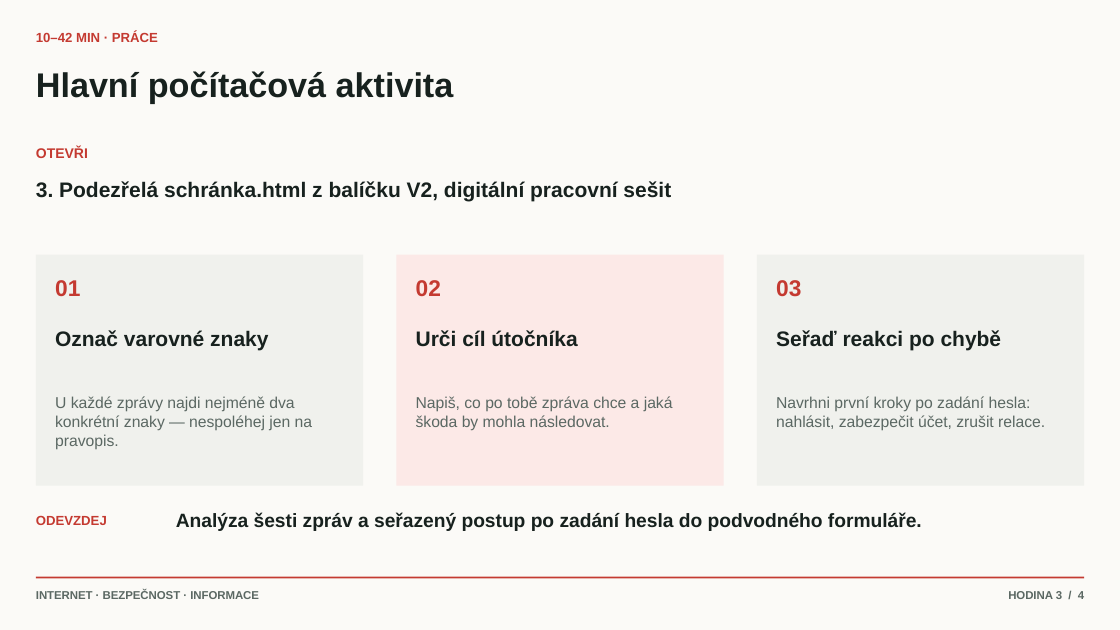
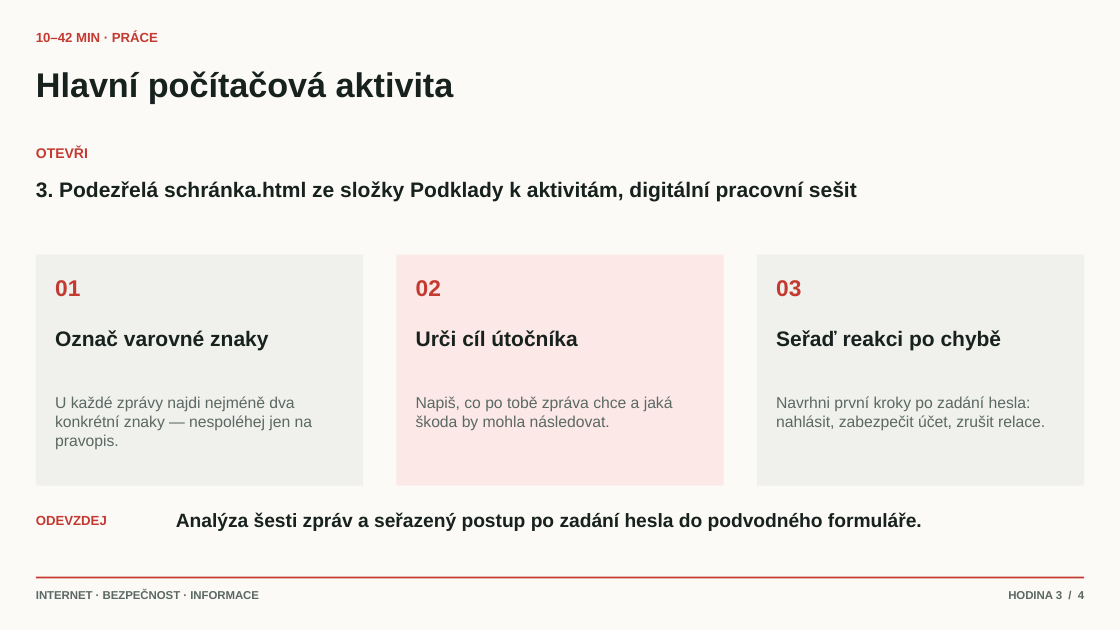
Before and after one commit to hlaska18/karel_hlas-web, a slide deck: slide 4 of public/materialy/1L/7/Prezentace k hodinám/3. Kybernetické hrozby a phishing.pptx. Drawn at 1120x630 pixels with LibreOffice and Linux fonts; fonts in the diff are those of the drawing. Boxes give left, top, right and bottom in pixels: in the first picture for what was removed or moved away, otherwise in the second. Text is boxed around its words. In the diff, an @@ line names an element or a change of style, - is before the commit and + after.

```diff
--- a/public/materialy/1L/7/Prezentace k hodinám/3. Kybernetické hrozby a phishing.pptx
+++ b/public/materialy/1L/7/Prezentace k hodinám/3. Kybernetické hrozby a phishing.pptx
@@ text at (36, 181, 857, 202): text changed @@
-3. Podezřelá schránka.html z balíčku V2, digitální pracovní sešit
+3. Podezřelá schránka.html ze složky Podklady k aktivitám, digitální pracovní sešit
```
Also in this commit, not shown: 39 other files.
